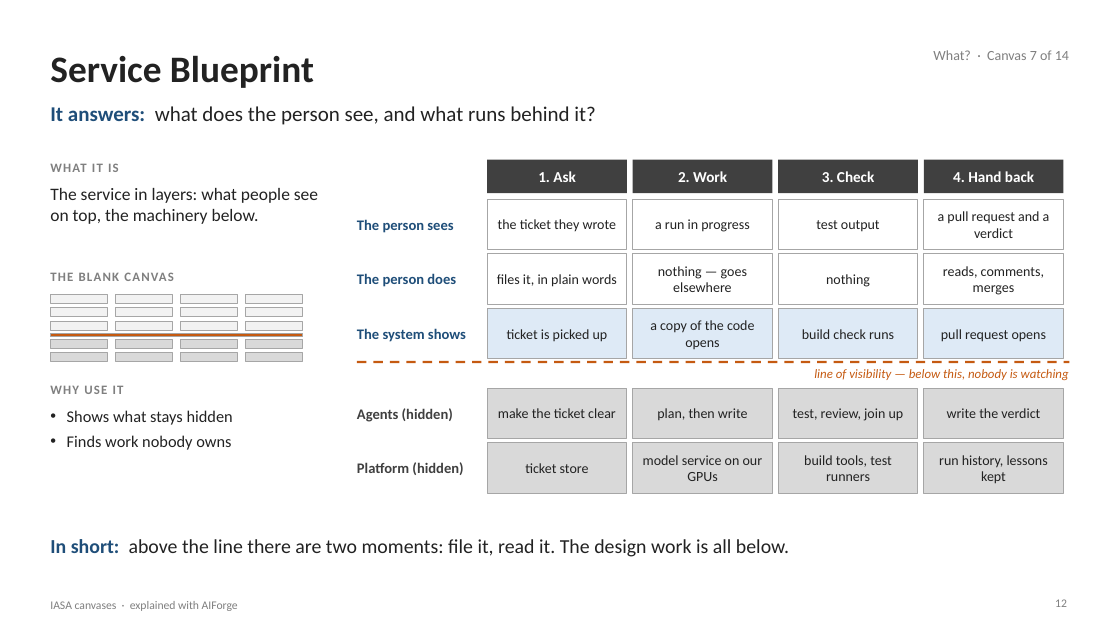
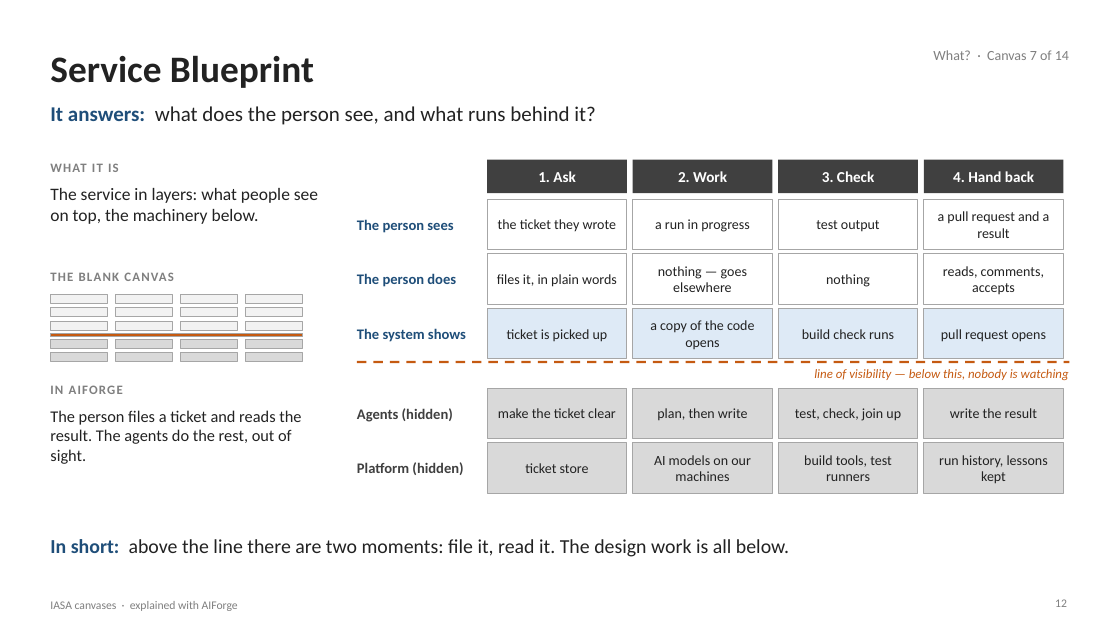
Before and after one commit to Manikanta-Reddy-Pasala/tools, a slide deck: slide 12 of course/iasa-aiforge/IASA-Canvases-with-AIForge.pptx. Drawn at 1120x630 pixels with LibreOffice and Linux fonts; fonts in the diff are those of the drawing. Boxes give left, top, right and bottom in pixels: in the first picture for what was removed or moved away, otherwise in the second. Text is boxed around its words. In the diff, an @@ line names an element or a change of style, - is before the commit and + after.

```diff
--- a/course/iasa-aiforge/IASA-Canvases-with-AIForge.pptx
+++ b/course/iasa-aiforge/IASA-Canvases-with-AIForge.pptx
@@ text at <box>938,211,1050,238</box>: text changed @@
-a pull request and a verdict
+a pull request and a result
@@ text at <box>943,266,1044,294</box>: text changed @@
-reads, comments, merges
+reads, comments, accepts
@@ text at <box>50,385,123,394</box>: text changed @@
-WHY USE IT
+IN AIFORGE
@@ text at <box>50,410,301,464</box>: text changed @@
-• Shows what stays hidden
-• Finds work nobody owns
+The person files a ticket and reads the result. The agents do the rest, out of sight.
@@ text at <box>795,408,901,421</box>: text changed @@
-test, review, join up
+test, check, join up
@@ text at <box>950,408,1037,418</box>: text changed @@
-write the verdict
+write the result
@@ text at <box>654,455,751,481</box>: text changed @@
-model service on our GPUs
+AI models on our machines
```
Also in this commit, not shown: 16 other slides changed, 2 other files.
